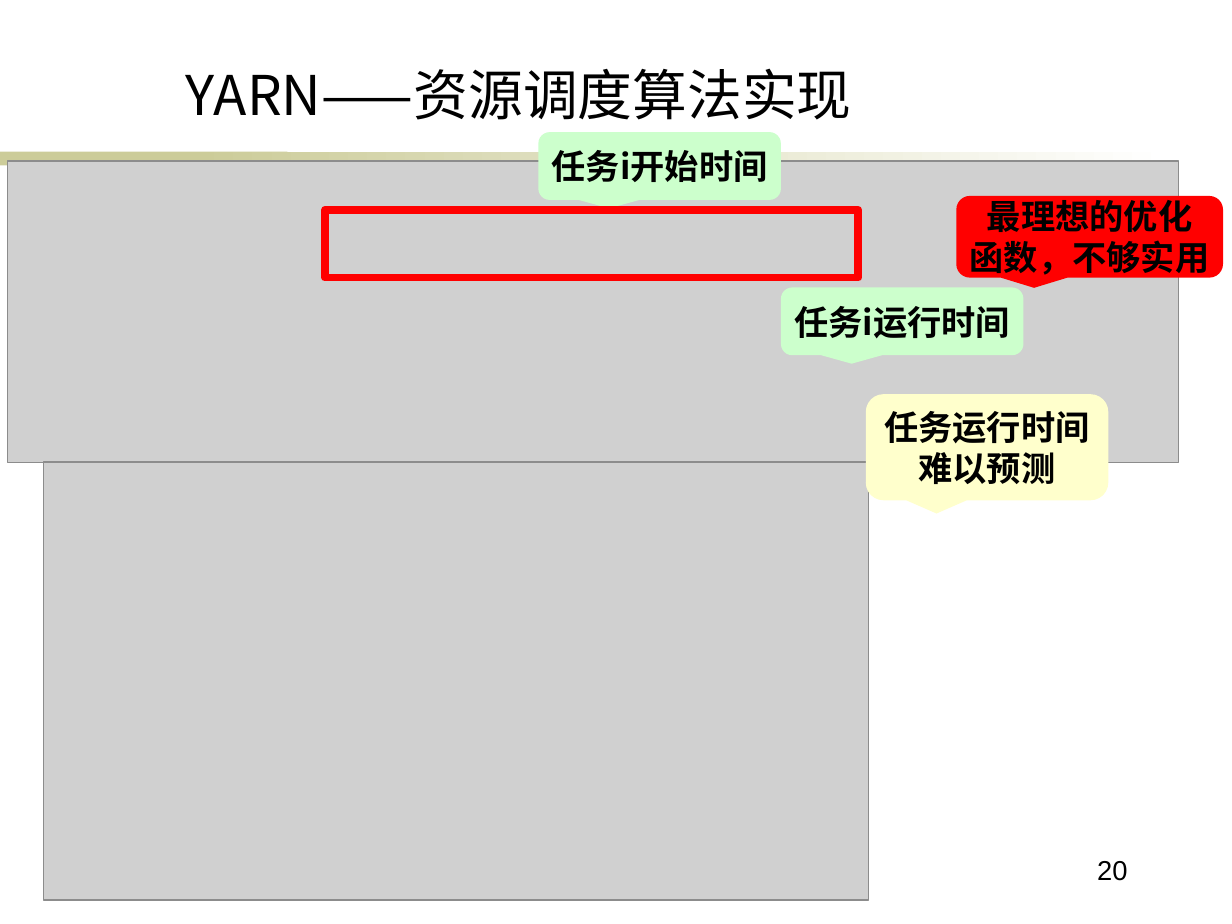
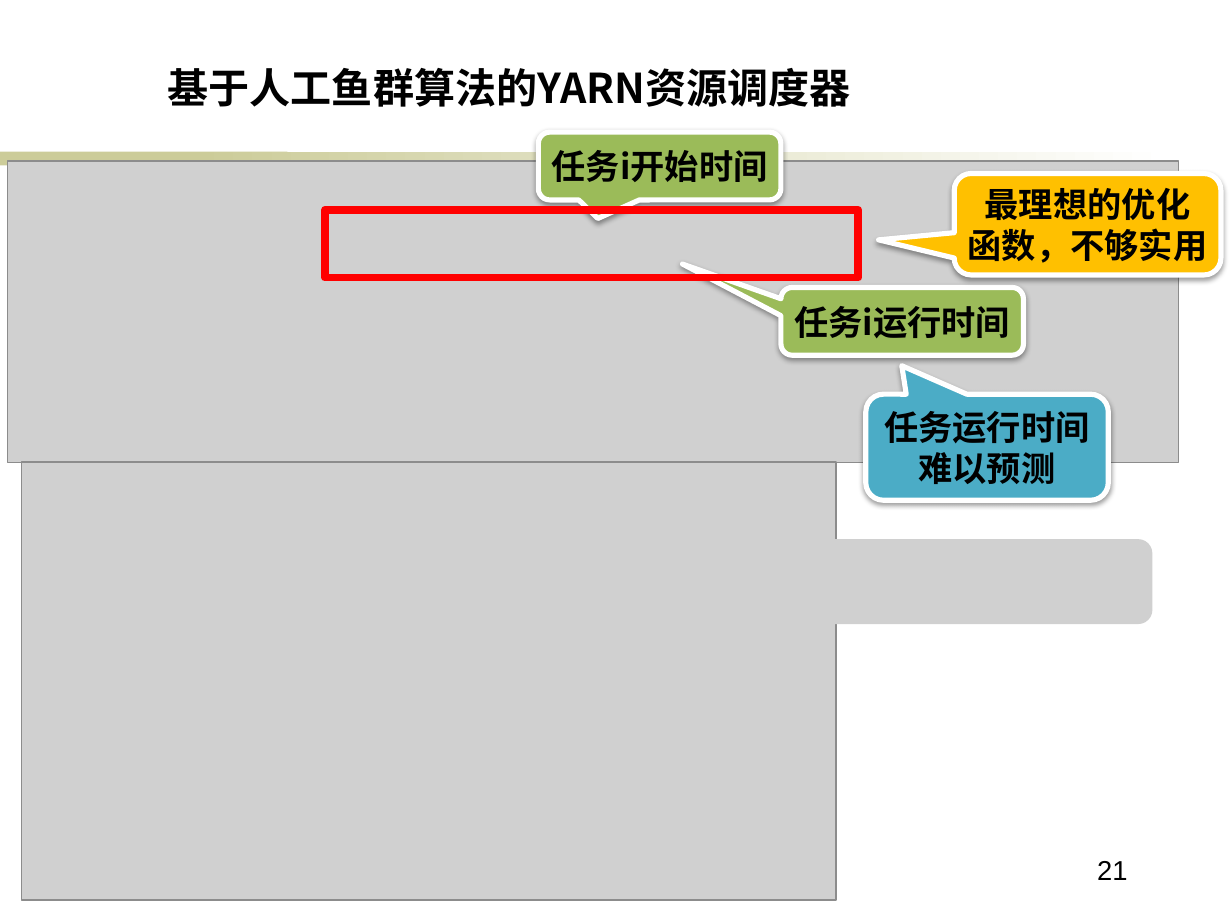
Before and after one commit to ericsonyc/paper, a slide deck: slide 21 of 毕业答辩.pptx (slide 20 before the commit). Drawn at 1232x924 pixels with LibreOffice and Linux fonts; fonts in the diff are those of the drawing; grey boxes stand for pictures; background and template pictures are left out. Boxes give left, top, right and bottom in pixels: in the first picture for what was removed or moved away, otherwise in the second. Text is boxed around its words. In the diff, an @@ line names an element or a change of style, - is before the commit and + after.

```diff
--- a/毕业答辩.pptx
+++ b/毕业答辩.pptx
@@ text at [168, 68, 851, 107]: text changed; size 32 to 24 pt; bold on @@
-YARN——资源调度算法实现
+基于人工鱼群算法的YARN资源调度器
@@ rounded speech box "任务i开始时间" at [538, 132, 781, 200]: fill #CCFFCC to #9BBB59; outline none to #FFFFFF 3 pt; shadow on; proportions changed @@
@@ rounded speech box "最理想的优化": place and size @@
-rounded speech box "最理想的优化" at [956, 196, 1222, 277]
+rounded speech box "最理想的优化" at [955, 174, 1221, 275]
@@ rounded speech box "最理想的优化" at [955, 174, 1221, 275]: fill #FF0000 to #FFC000; outline none to #FFFFFF 3 pt; shadow on; proportions changed @@
@@ rounded speech box "任务i运行时间" at [781, 287, 1024, 355]: fill #CCFFCC to #9BBB59; outline none to #FFFFFF 3 pt; shadow on; proportions changed @@
@@ rounded speech box "任务运行时间" at [866, 394, 1109, 500]: fill #FFFFCC to #4BACC6; outline none to #FFFFFF 3 pt; shadow on; proportions changed @@
@@ picture: place and size @@
-picture at [43, 462, 867, 901]
+picture at [21, 462, 835, 901]
@@ picture added at [756, 540, 1153, 625] @@
@@ page number at [1097, 861, 1127, 880]: text changed @@
-20
+21
```
Also in this commit, not shown: 7 other slides changed, 2 slides added.
